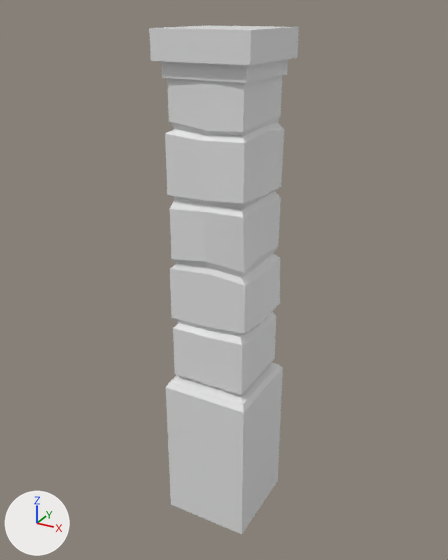
The FBX model Assets/Meshes/DungeonWallCorner.fbx, before and after one commit.
Both versions are drawn from a 50 mm lens placed at (0.00781, -0.01432, 0.01247), pointed at (-0.00014, 0.00015, 0.00523). Arrows for +X, +Y and +Z are at lower left; the lights stay in place.

In view in the first picture: 'Corner'.
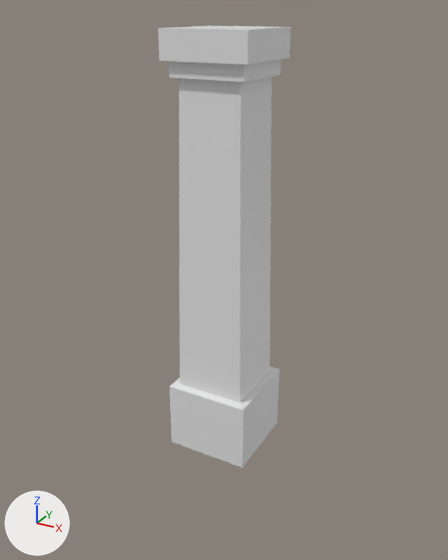
Diff of the bpy script that builds the scene:
```diff
--- a/Assets/Meshes/DungeonWallCorner.fbx.py
+++ b/Assets/Meshes/DungeonWallCorner.fbx.py
@@ me_cube @@
 # used by ob_corner; location = (0.0, 0.0, 0.0); rotation_euler = (0.0, 0.0, 1.571), in degrees (0, 0, 90); scale = (0.001, 0.001, 0.006)
-me_cube.from_pydata(...)  # 169 vertices, 162 faces; spans x -1.35..1.35, y -1.34..1.33, z -0.42..2.0
+me_cube.from_pydata(...)  # 32 vertices, 29 faces; spans x -1.4..1.4, y -1.4..1.4, z 0.0..2.0
+# me_cube part 1: the loose piece of 153 vertices spanning x -1.35..1.35, y -1.31..1.31, z -0.42..1.87 is deleted
+# me_cube part 2
+# 1 face is deleted
+# 16 vertices are added at x -1.4..1.4, y -1.4..1.4, z 0.0..1.82
+# 16 new faces join them
 me_cube.materials.append(mat_palette)
@@ ob_corner @@
 ob_corner.rotation_euler = (0.0, 0.0, 1.571)  # degrees (0, 0, 90)
-ob_corner.scale = (0.001, 0.001, 0.006)
+ob_corner.scale = (0.000889, 0.000889, 0.006)
```

Pixel boxes [x1, y1, x2, y2] of what changed, in the pictures (448 x 560 px):
'Corner', reshaped, rescaled (11% narrower, 13% shorter): before [149, 26, 299, 534]; after [158, 26, 291, 468]
part 1 of me_cube, deleted: before [165, 75, 284, 534]
part 2 of me_cube, built on: after [169, 76, 279, 468]
